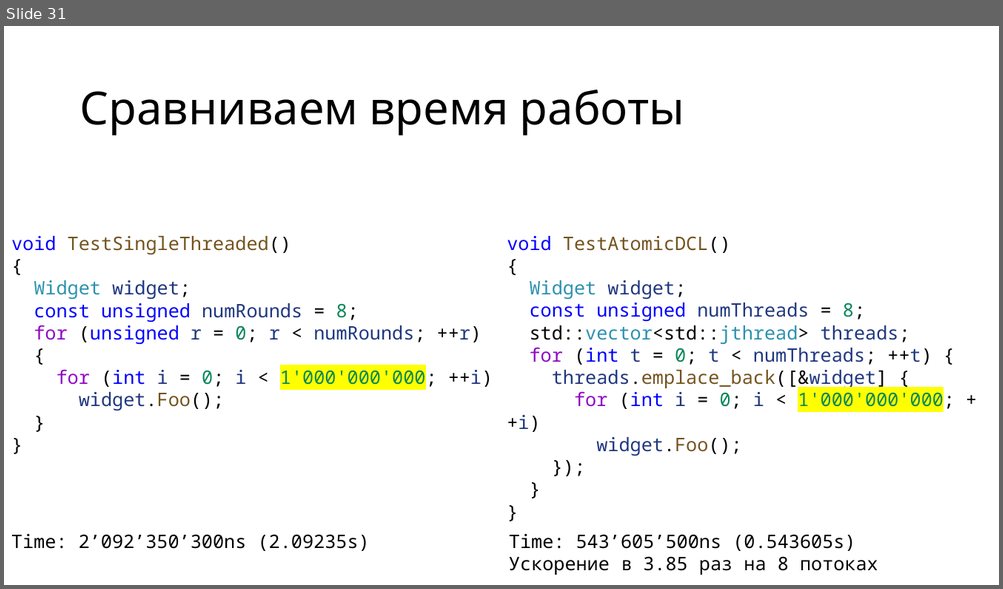
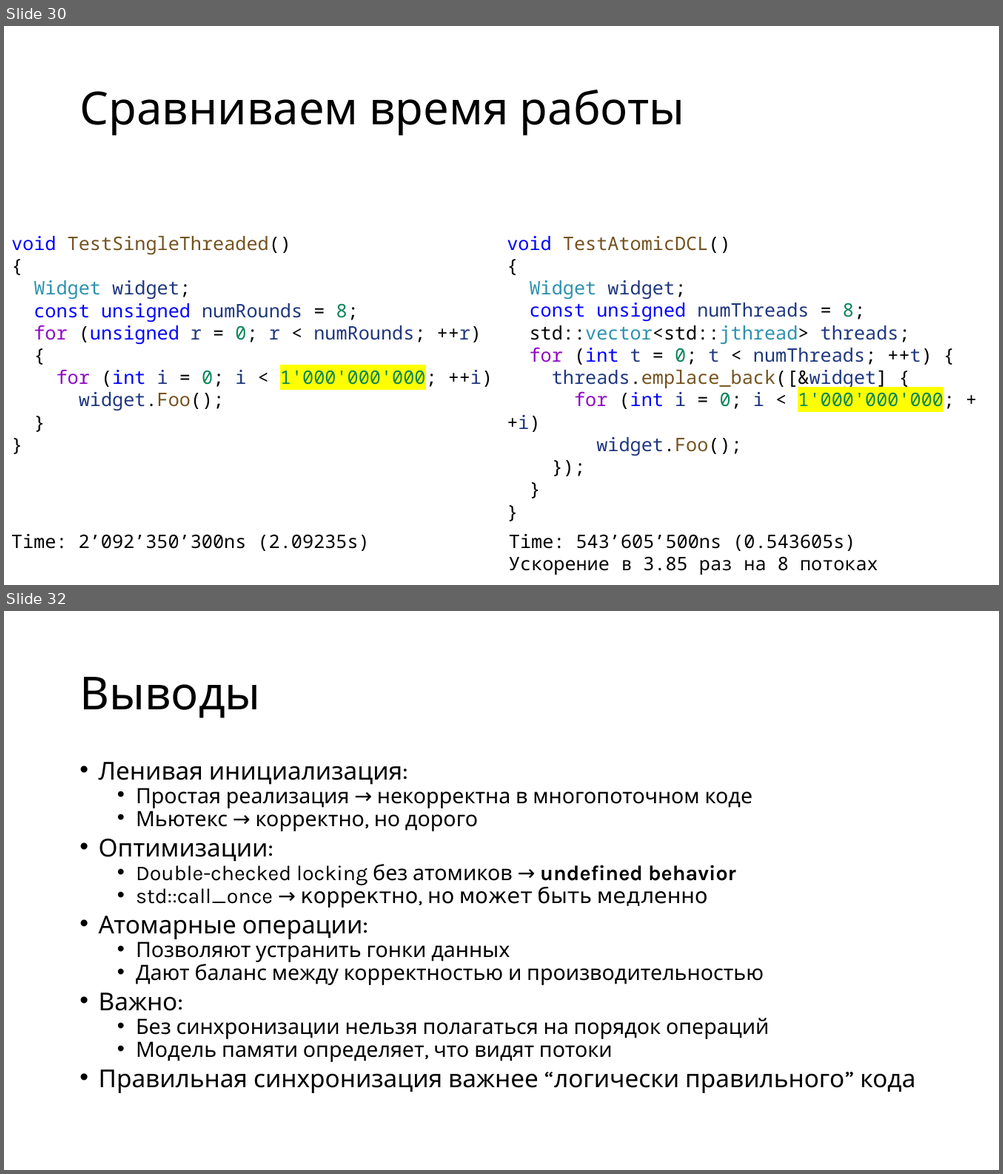
Before and after one commit to alexey-malov/pc, a slide deck: lectures/08/Модель памяти и атомарные операции.pptx. Shown one above the other, each under a label of ours: slide 31 before the commit, slides 30 and 32 after it; the slides between them are not shown. The pictures are 1003x589 and 1003x1174 pixels, drawn with LibreOffice and Linux fonts; fonts in the diff are those of the drawing. Boxes give left, top, right and bottom in pixels: in the first picture for what was removed or moved away, otherwise in the second. Text is boxed around its words. In the diff, an @@ line names an element or a change of style, - is before the commit and + after.

Commit message:
Обновил лекцию по дедлокам и моделям памяти

```diff
--- a/lectures/08/Модель памяти и атомарные операции.pptx
+++ b/lectures/08/Модель памяти и атомарные операции.pptx
@@ slide 32 added at bbox=[4, 611, 999, 1170], background #FFFFFF @@
@@ title added at bbox=[79, 677, 260, 718], 44 pt, text #000000 @@
+Выводы
@@ text added at bbox=[99, 762, 915, 1093], 20.4 pt, text #000000 @@
+• Ленивая инициализация:
+  • Простая реализация → некорректна в многопоточном коде
+  • Мьютекс → корректно, но дорого
+• Оптимизации:
+  • Double-checked locking без атомиков → undefined behavior
+  • std::call_once → корректно, но может быть медленно
+• Атомарные операции:
+  • Позволяют устранить гонки данных
+  • Дают баланс между корректностью и производительностью
+• Важно:
+  • Без синхронизации нельзя полагаться на порядок операций
+  • Модель памяти определяет, что видят потоки
+• Правильная синхронизация важнее “логически правильного” кода
@@ what was slide 31 is now slide 30 @@
```
Also in this commit, not shown: 14 slides changed, 3 slides removed, 1 other file.
